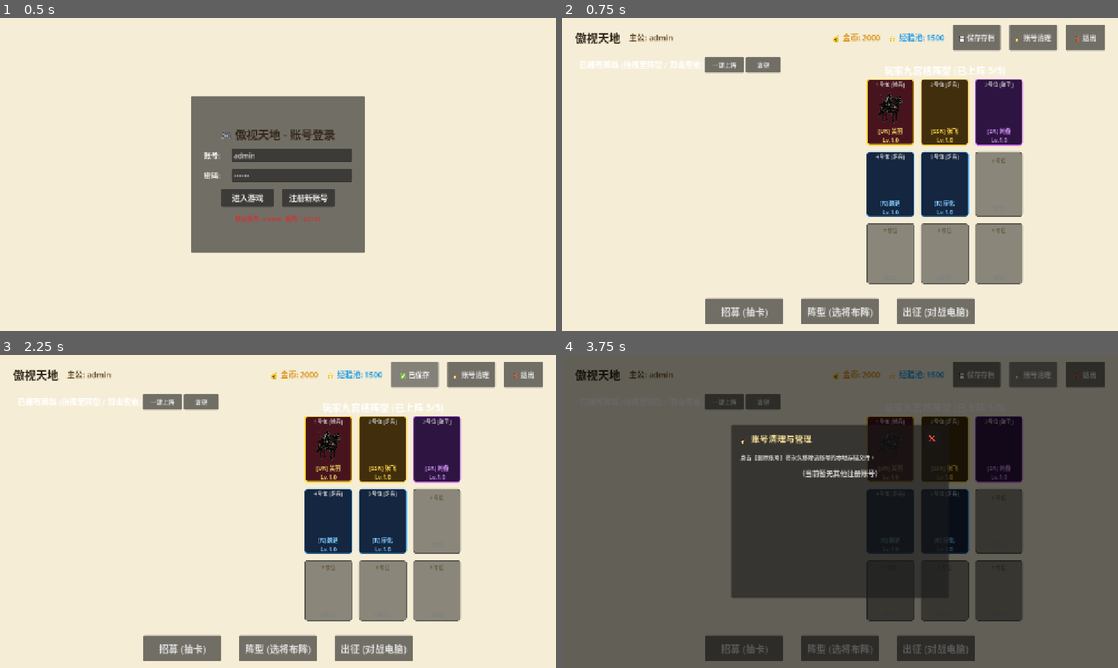
Above: before the commit, frames 1-4 (two rows, left to right).
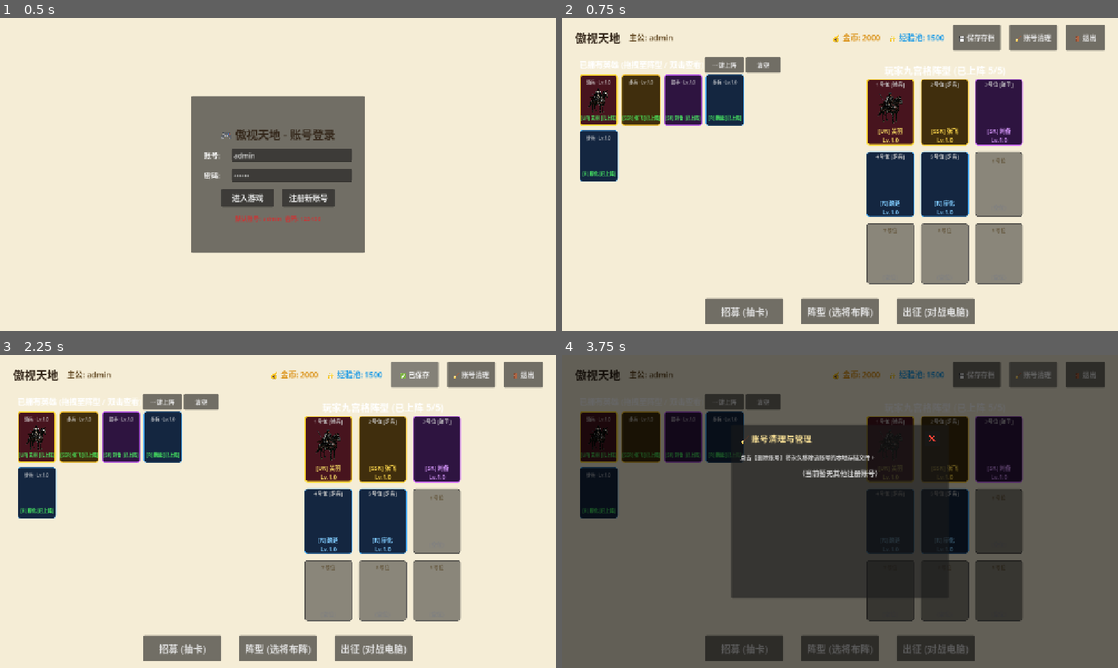
Above: after the commit, the same moments.

Repository: 869402559-cmyk/NineGridCardGame
Game: Godot game, scene res://scenes/LoginUI.tscn
Same seed, same stepped clock (60 frames per second), same inputs: the game is played once before the commit and once after it.
Inputs:
- Up to frame 1 (0.5 s): no input
- Up to frame 2 (0.75 s): click "进入游戏" at 0.5 s
- Up to frame 3 (2.25 s): click "阵型 (选将布阵)" at 1.25 s; click "💾 保存存档" at 2 s
- Up to frame 4 (3.75 s): click "✅ 已保存" at 2.75 s; click "🧹 账号清理" at 3.5 s

Frame 1 is identical in both runs. In frame 2, 5.7% of the frame differs, in the area x 3-33%, y 18-53%; in frame 3, 5.7%; in frame 4, 5.6%.
Error before the commit: Invalid access to property or key 'theme_override_constants' on a base object of type 'VBoxContainer'. (res://scripts/FormationUI.gd:122)

Commit message:
fix: replace invalid theme_override_constants syntax with add_theme_constant_override

Diff:
--- a/scripts/FormationUI.gd
+++ b/scripts/FormationUI.gd
@@ -119,7 +119,7 @@
 
 	var vbox = VBoxContainer.new()
 	vbox.alignment = BoxContainer.ALIGNMENT_CENTER
-	vbox.theme_override_constants.separation = 1
+	vbox.add_theme_constant_override("separation", 1)
 	card.add_child(vbox)
 
 	var combined = GameData.calc_combined_stats(hero)
Not shown, added: data/enemies.csv.import
Binary file added: data/enemies.en.translation
Binary file added: data/enemies.pos.translation
Binary file added: data/enemies.stat.translation
Binary file added: data/heroes.atk.translation
Binary file added: data/heroes.color.translation
Not shown, added: data/heroes.csv.import
Binary file added: data/heroes.def.translation
Binary file added: data/heroes.hp.translation
Binary file added: data/heroes.name.translation
Binary file added: data/heroes.quality.translation
Binary file added: data/heroes.satk.translation
(and 17 more such lines)
